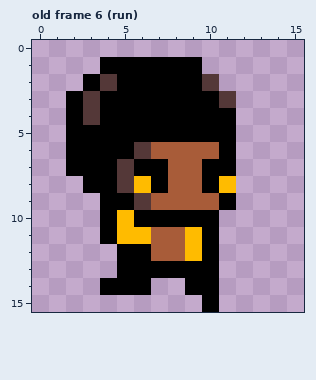
Pixel-art file: entities/fabio/fabio.ase. Above is the file before it was changed.
16x16 pixels, 9 frames. Shown: old frame 6 (run).
New version:
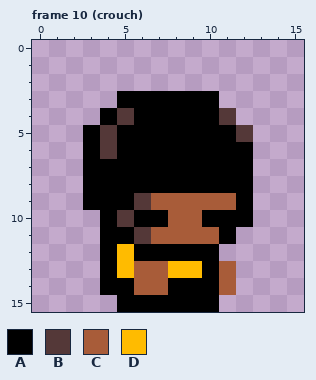
Palette (. is transparent): A #000000  B #543838  C #a85c39  D #ffbb00
A new or re-ordered frame is compared with the old frame closest to it.
Message: First basic level layout, and add crouching to fabio
What changed:
frames 9 -> 10
Frame 10 (crouch) is new; against old frame 6 (run):
y 1: x 4..9 AAAAAA -> ......
y 2: x 3..10 ABAAAAAB -> ........
y 3: x 2..4 ABA -> ...; x 11 B -> .
y 4: x 2..3 AB -> ..; x 5 A -> B; x 11 A -> B
y 5: x 2 A -> .; x 4 A -> B; x 12 . -> B
y 6: x 2 A -> .; x 4 A -> B; x 6..10 BCCCC -> AAAAA; x 12 . -> A
y 7: x 2 A -> .; x 5 B -> A; x 8..9 CC -> AA; x 12 . -> A
y 8: x 5..6 BD -> AA; x 8..9 CC -> AA; x 11..12 D. -> AA
y 9: x 3 . -> A; x 11..12 A. -> CA
y 10: x 5 D -> B; x 8..9 AA -> CC; x 11..12 .. -> AA
y 11: x 5..6 DD -> AB; x 9..11 DA. -> CCA
y 12: x 4..5 .A -> AD; x 7..9 CCD -> AAA
y 13: x 4..9 .AAAAA -> ADCCDD; x 11 . -> C
y 14: x 6..8 A.. -> CCA; x 11 . -> C
y 15: x 5..9 ..... -> AAAAA
Where, in picture pixels (left, top, right, bottom), the same in both pictures:
changed: (66, 57, 253, 312)
